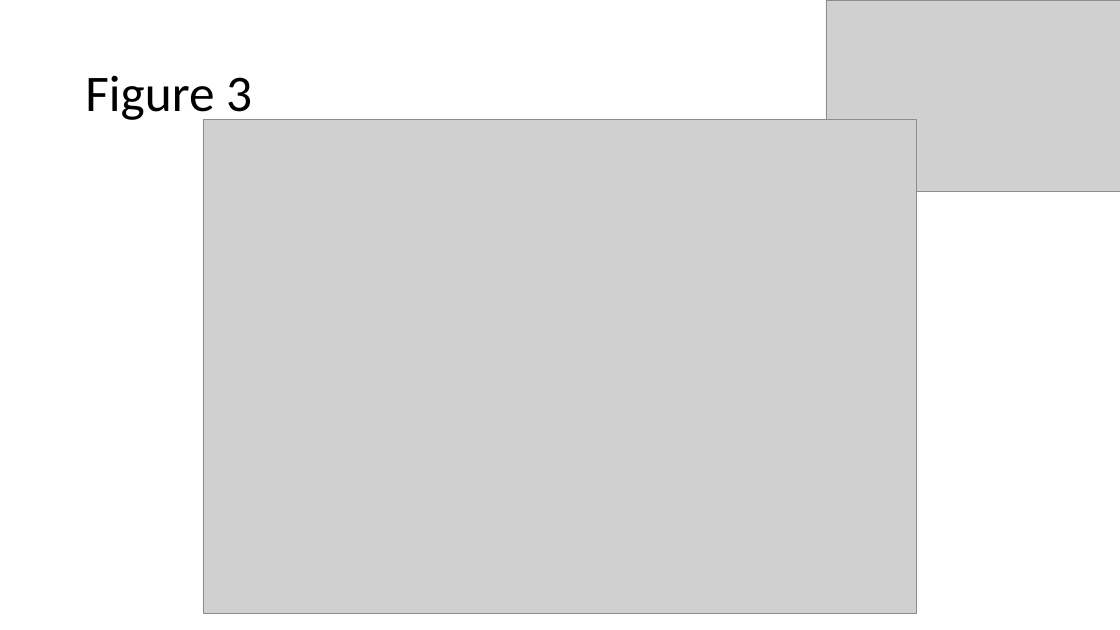
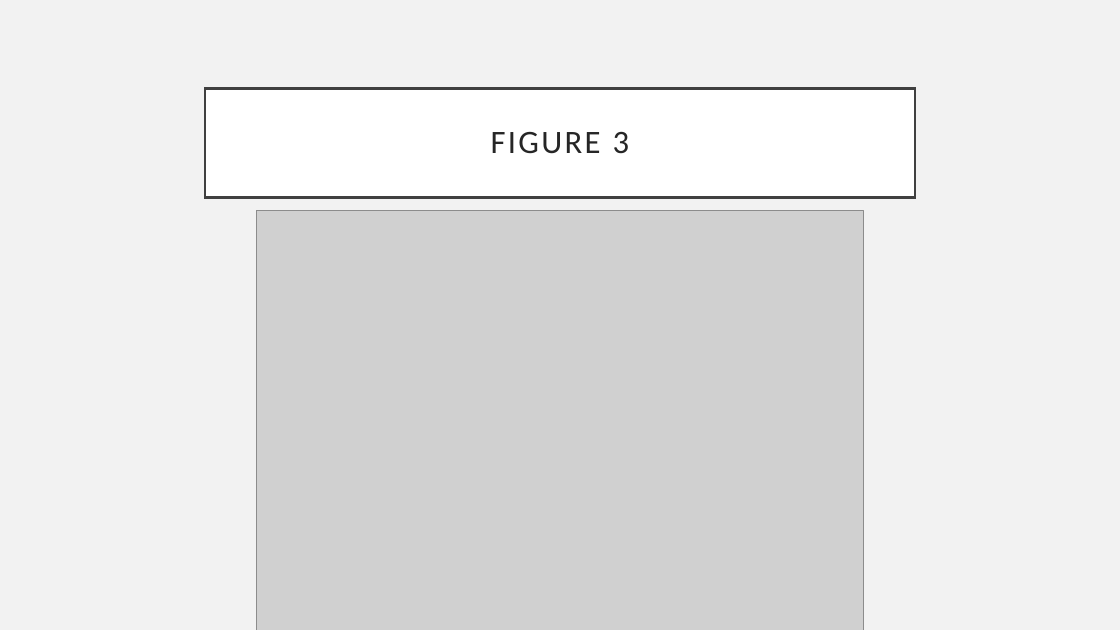
Before and after one commit to smwhikeh/HMS_520_Final_Project_TB, a slide deck: slide 16 of HMS_520_Final_Presentation_Whikehart_Naing.pptx (slide 15 before the commit). Drawn at 1120x630 pixels with LibreOffice and Linux fonts; fonts in the diff are those of the drawing; grey boxes stand for pictures. Boxes give left, top, right and bottom in pixels: in the first picture for what was removed or moved away, otherwise in the second. Text is boxed around its words. In the diff, an @@ line names an element or a change of style, - is before the commit and + after.

```diff
--- a/HMS_520_Final_Presentation_Whikehart_Naing.pptx
+++ b/HMS_520_Final_Presentation_Whikehart_Naing.pptx
@@ background #FFFFFF to #F2F2F2 @@
@@ picture removed at bbox=[826, 0, 1120, 192] @@
@@ title "FIGURE 3": place and size @@
-title "FIGURE 3" at bbox=[85, 75, 252, 123]
+title "FIGURE 3" at bbox=[205, 88, 915, 197]
@@ title "FIGURE 3" at bbox=[205, 88, 915, 197]: fill none to #FFFFFF; outline none to #404040 2.5 pt @@
@@ title at bbox=[491, 132, 630, 154]: text changed; size 44 to 28 pt; text colour #000000 to #262626 @@
-Figure 3
+FIGURE 3
@@ picture: place and size @@
-picture at bbox=[203, 119, 918, 613]
+picture at bbox=[257, 210, 864, 630]
```
Also in this commit, not shown: 16 other slides changed, 2 slides added, 1 slide removed, 5 other files.
